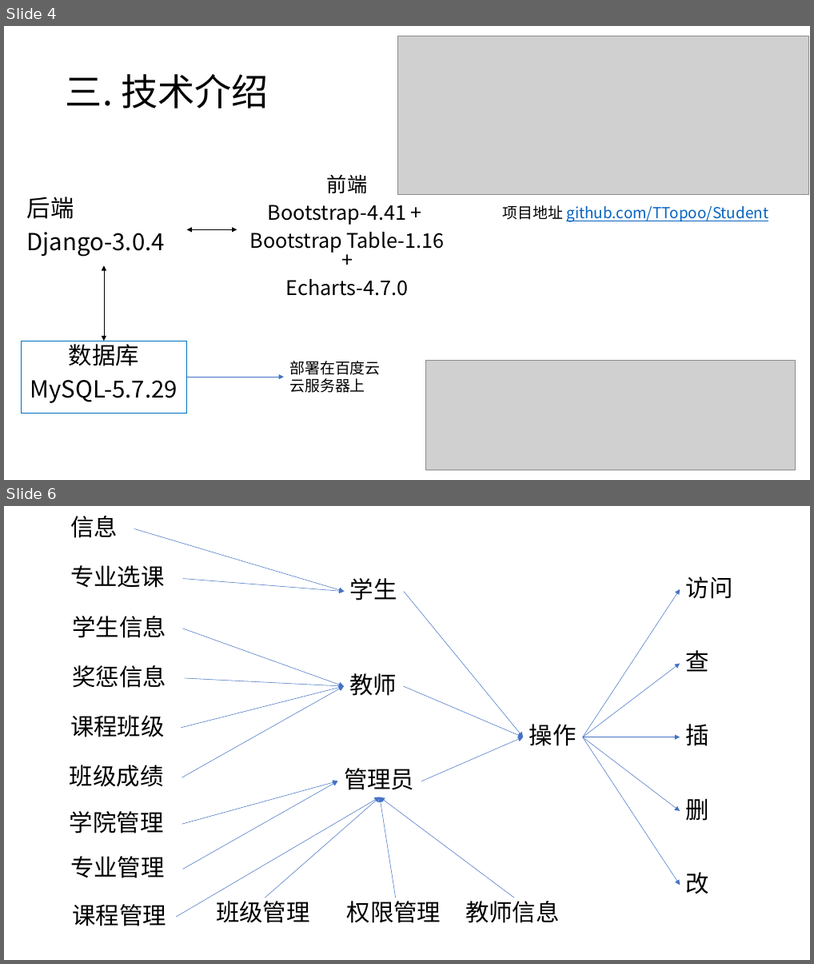
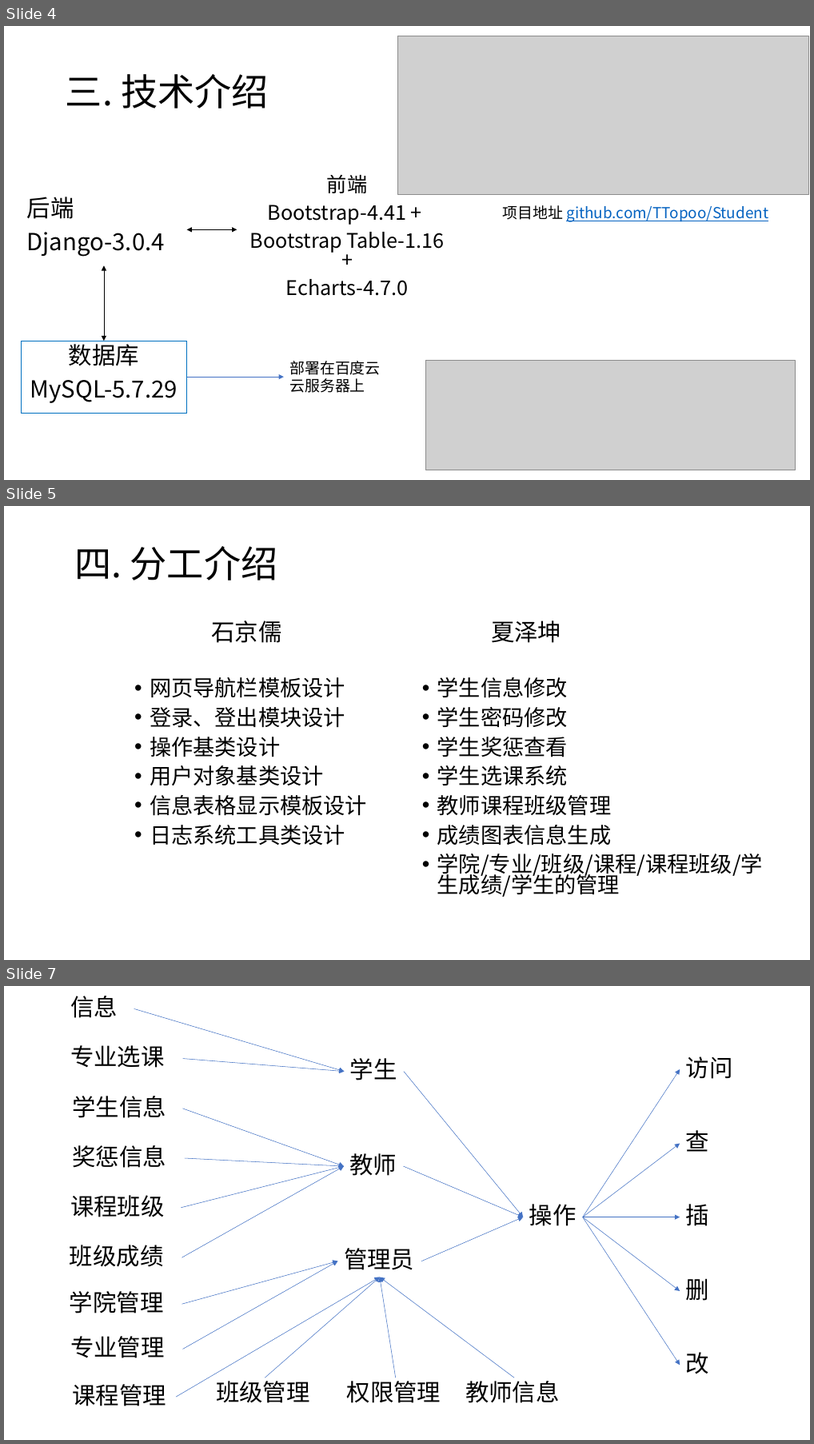
Before and after one commit to TTopoo/Management-information-system-for-students-major-learning, a slide deck: 公共部分+石京儒部分.pptx. Shown one above the other, each under a label of ours: slides 4 and 6 before the commit, slides 4, 5 and 7 after it; the slides between them are not shown. The pictures are 814x964 and 814x1444 pixels, drawn with LibreOffice and Linux fonts; fonts in the diff are those of the drawing; grey boxes stand for pictures. Boxes give left, top, right and bottom in pixels: in the first picture for what was removed or moved away, otherwise in the second. Text is boxed around its words. In the diff, an @@ line names an element or a change of style, - is before the commit and + after.

```diff
--- a/公共部分+石京儒部分.pptx
+++ b/公共部分+石京儒部分.pptx
@@ slide 5 added at (x1=4, y1=506, x2=810, y2=960), background #FFFFFF @@
@@ title added at (x1=74, y1=546, x2=278, y2=580), 44 pt, text #000000 @@
+四. 分工介绍
@@ text added at (x1=212, y1=620, x2=282, y2=643), 28 pt, text #000000 @@
+石京儒
@@ text added at (x1=491, y1=620, x2=562, y2=643), 28 pt, text #000000 @@
+夏泽坤
@@ text added at (x1=150, y1=677, x2=367, y2=845), 25.9 pt, text #000000 @@
+• 网页导航栏模板设计
+• 登录、登出模块设计
+• 操作基类设计
+• 用户对象基类设计
+• 信息表格显示模板设计
+• 日志系统工具类设计
@@ text added at (x1=438, y1=677, x2=763, y2=896), 25.9 pt, text #000000 @@
+• 学生信息修改
+• 学生密码修改
+• 学生奖惩查看
+• 学生选课系统
+• 教师课程班级管理
+• 成绩图表信息生成
+• 学院/专业/班级/课程/课程班级/学生成绩/学生的管理
@@ what was slide 6 is now slide 7 @@
```
Also in this commit, not shown: 3 slides changed, 4 other files.
